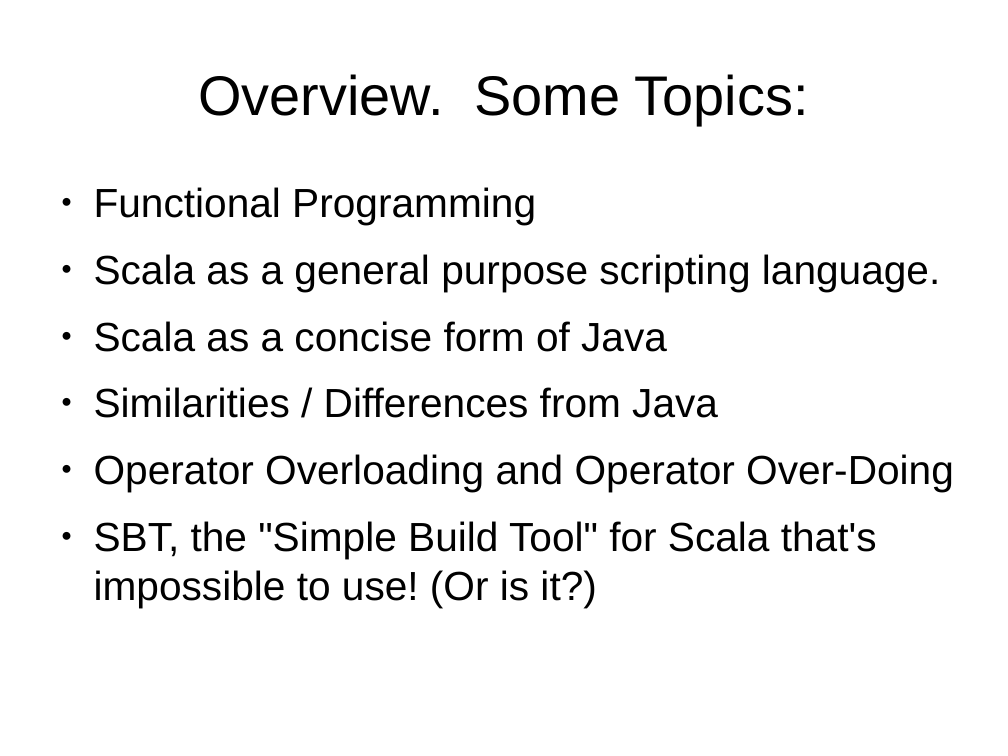
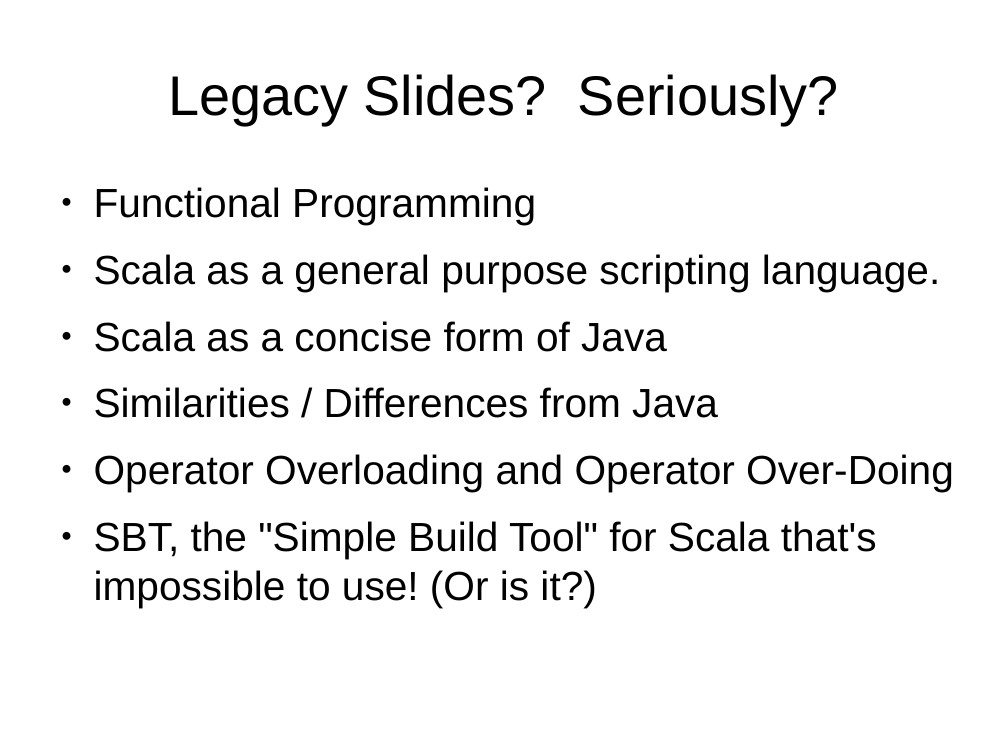
Before and after one commit to JohnLockwood/ScalaTalkSacjug, a slide deck: slide 4 of ScalaDecember2014.odp (slide 2 before the commit). Drawn at 1008x756 pixels with LibreOffice and Linux fonts; fonts in the diff are those of the drawing. Boxes give left, top, right and bottom in pixels: in the first picture for what was removed or moved away, otherwise in the second. Text is boxed around its words. In the diff, an @@ line names an element or a change of style, - is before the commit and + after.

```diff
--- a/ScalaDecember2014.odp
+++ b/ScalaDecember2014.odp
@@ title at [168,74,839,125]: text changed @@
-Overview. Some Topics:
+Legacy Slides? Seriously?
```
Also in this commit, not shown: 6 other slides changed, 5 slides added, 2 slides removed, 20 other files.
